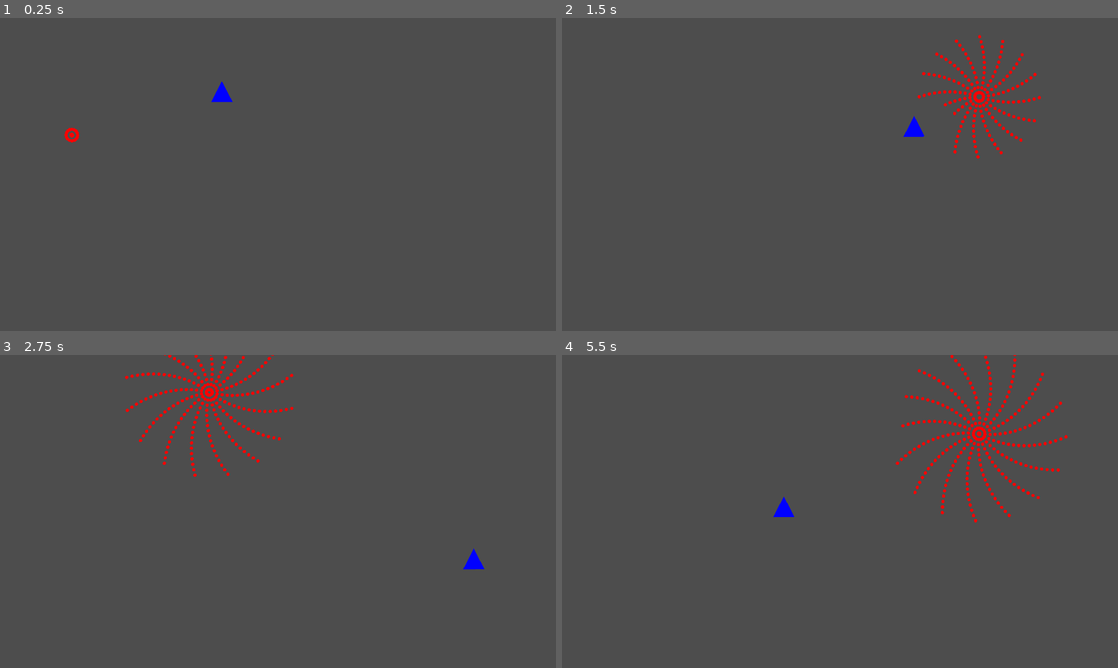
Above: before the commit, frames 1-4 (two rows, left to right).
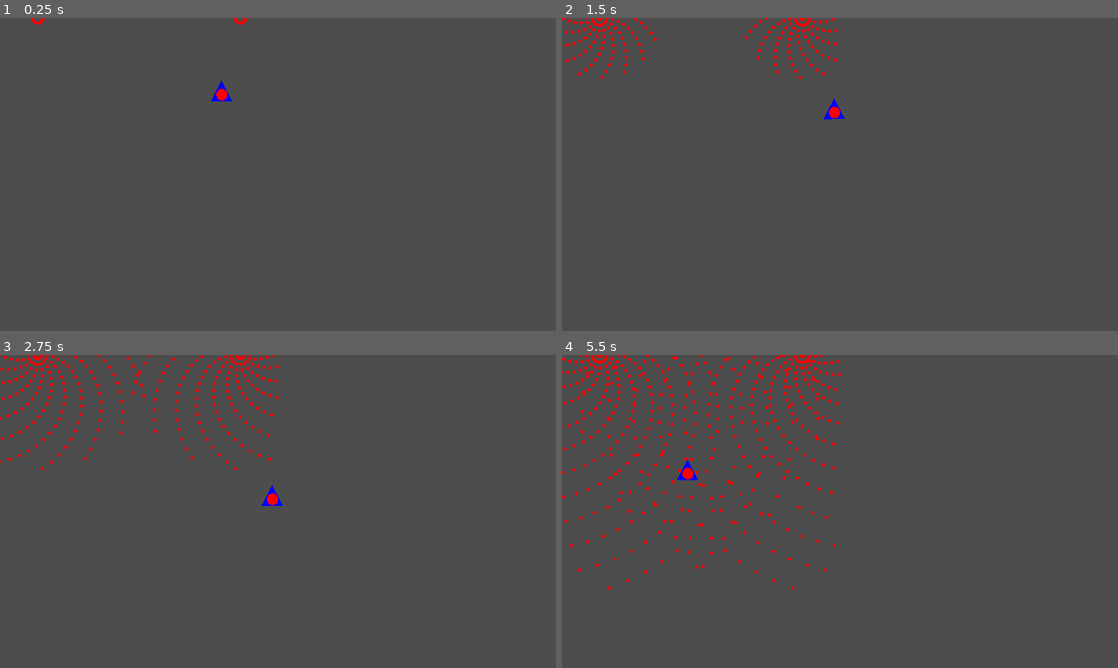
Above: after the commit, the same moments.

Repository: ShimmerIO/bullethellpvp
Game: Godot game, scene res://cenas_prototipo/cena_teste.tscn
Two runs of this game, one before a commit and one after it. Both use one fixed random seed, a clock stepped at 60 frames per second and the inputs below. The project has no main scene, so this scene is started directly.
Inputs:
- Up to frame 1 (0.25 s): no input
- Up to frame 2 (1.5 s): hold Right (ui_right) 0.53-1.28 s; hold Down (ui_down) from 1.28 s (still down)
- Up to frame 3 (2.75 s): release Down (ui_down) at 2.03 s; hold Right (ui_right) from 2.03 s (still down)
- Up to frame 4 (5.5 s): release Right (ui_right) at 2.78 s; hold Up (ui_up) 2.78-3.53 s; hold Left (ui_left) 3.53-5.03 s; hold Down (ui_down) from 5.03 s (still down)

The runs differ from the first frame. In frame 1, 0.2% of the frame differs, in the area x 5-45%, y 0-40%; in frame 2, 2.1%; in frame 3, 2.7%; in frame 4, 4.1%, in the area x 0-91%, y 0-76%.

Commit message:
agora sim arrumado tudo, o primeiro commit não tinha arrumado em pastas

Diff:
--- a/bala_prototipo.gd
+++ /dev/null
@@ -1,21 +0,0 @@
-extends Area2D
-class_name Bullet
-
-@export var SPEED: float
-@export var bullet_life: float
-@export var direction: float
-enum TYPE {pequena_vermelha, pequena_azul, grande_roxa}
-
-# Called when the node enters the scene tree for the first time.
-func _ready() -> void:
-	await get_tree().create_timer(bullet_life).timeout
-	queue_free()
-
-# Called every frame. 'delta' is the elapsed time since the previous frame.
-func _process(delta: float) -> void:
-	self.position += Vector2(SPEED*delta,0).rotated(direction*PI/180)
-
-
-func _on_area_entered(area: Area2D) -> void:
-	if(area.is_in_group("Player")):
-		queue_free()
--- a/bala_prototipo.tscn
+++ /dev/null
@@ -1,21 +0,0 @@
-[gd_scene load_steps=4 format=3 uid="uid://86eunm4148n5"]
-
-[ext_resource type="Texture2D" uid="uid://b4b7aaytogat7" path="res://bala.png" id="1_1vt7y"]
-[ext_resource type="Script" path="res://bala_prototipo.gd" id="1_sirls"]
-
-[sub_resource type="CircleShape2D" id="CircleShape2D_nj6lo"]
-radius = 5.0
-
-[node name="Bala_Prototipo" type="Area2D"]
-script = ExtResource("1_sirls")
-SPEED = 300.0
-metadata/_edit_group_ = true
-
-[node name="Sprite2D" type="Sprite2D" parent="."]
-scale = Vector2(0.04, 0.04)
-texture = ExtResource("1_1vt7y")
-
-[node name="CollisionShape2D" type="CollisionShape2D" parent="."]
-shape = SubResource("CircleShape2D_nj6lo")
-
-[connection signal="area_entered" from="." to="." method="_on_area_entered"]
--- a/cena_teste.tscn
+++ /dev/null
@@ -1,39 +0,0 @@
-[gd_scene load_steps=4 format=3 uid="uid://c6bfudofjty1o"]
-
-[ext_resource type="PackedScene" uid="uid://bkh8d7wj6tw4x" path="res://spawner_prototipo.tscn" id="2_3lh6g"]
-[ext_resource type="PackedScene" uid="uid://b6yp80jcx3bjn" path="res://navezinha.tscn" id="2_w8cgj"]
-
-[sub_resource type="Curve2D" id="Curve2D_fuwwv"]
-_data = {
-"points": PackedVector2Array(0, 0, 0, 0, 11, 541, 0, 0, 0, 0, 948, -1, 0, 0, 0, 0, 1920, 538)
-}
-point_count = 3
-
-[node name="Cena_Teste" type="Node2D"]
-
-[node name="Navezinha" parent="." instance=ExtResource("2_w8cgj")]
-position = Vector2(766, 265)
-
-[node name="Spawner_prototipo" parent="." node_paths=PackedStringArray("pathToFollow") instance=ExtResource("2_3lh6g")]
-position = Vector2(576, 324)
-_move_type = 1
-_spawn_type = 1
-_stops_type = 2
-isPathed = true
-pathToFollow = NodePath("../Path2D/PathFollow2D")
-followSpeed = 0.5
-rotationSpeed = 180
-arms = 16
-skewArms = 0.1
-bulletCap = 100
-firingRate = 10.0
-direction = 270.0
-bullet_life = 2.0
-bullet_SPEED = 150.0
-
-[node name="Path2D" type="Path2D" parent="."]
-curve = SubResource("Curve2D_fuwwv")
-
-[node name="PathFollow2D" type="PathFollow2D" parent="Path2D"]
-position = Vector2(11, 541)
-rotation = -0.524417
--- a/cenas_prototipo/cena_teste.tscn
+++ b/cenas_prototipo/cena_teste.tscn
@@ -3,37 +3,49 @@
 [ext_resource type="PackedScene" uid="uid://b6yp80jcx3bjn" path="res://cenas_prototipo/navezinha.tscn" id="1_q2465"]
 [ext_resource type="PackedScene" uid="uid://bkh8d7wj6tw4x" path="res://cenas_prototipo/spawner_prototipo.tscn" id="2_t8krc"]
 
-[sub_resource type="Curve2D" id="Curve2D_fuwwv"]
-_data = {
-"points": PackedVector2Array(0, 0, 0, 0, 11, 541, 0, 0, 0, 0, 948, -1, 0, 0, 0, 0, 1920, 538)
-}
-point_count = 3
+[sub_resource type="RectangleShape2D" id="RectangleShape2D_xxtm3"]
+size = Vector2(13, 1096)
 
 [node name="Cena_Teste" type="Node2D"]
 
 [node name="Navezinha" parent="." instance=ExtResource("1_q2465")]
 position = Vector2(766, 265)
+SPEED = 300.0
+acc = 10.0
 
-[node name="Spawner_prototipo" parent="." node_paths=PackedStringArray("pathToFollow") instance=ExtResource("2_t8krc")]
-position = Vector2(576, 324)
-_move_type = 1
+[node name="Spawner_prototipo" parent="." instance=ExtResource("2_t8krc")]
+position = Vector2(830, 0)
 _spawn_type = 1
 _stops_type = 2
-isPathed = true
-pathToFollow = NodePath("../Path2D/PathFollow2D")
-followSpeed = 0.5
-rotationSpeed = 180
+rotationSpeed = 45
 arms = 16
-skewArms = 0.1
+skewArms = 0.3
+firingTime = 10.0
 bulletCap = 100
-firingRate = 10.0
+firingRate = 8.0
 direction = 270.0
-bullet_life = 2.0
+bullet_life = 10.0
 bullet_SPEED = 150.0
 
-[node name="Path2D" type="Path2D" parent="."]
-curve = SubResource("Curve2D_fuwwv")
+[node name="StaticBody2D" type="Area2D" parent="."]
+position = Vector2(960, 0)
+disable_mode = 1
 
-[node name="PathFollow2D" type="PathFollow2D" parent="Path2D"]
-position = Vector2(11, 541)
-rotation = -0.524417
+[node name="CollisionShape2D" type="CollisionShape2D" parent="StaticBody2D"]
+position = Vector2(0, 538)
+scale = Vector2(0.01, 1)
+shape = SubResource("RectangleShape2D_xxtm3")
+
+[node name="Spawner_prototipo3" parent="." instance=ExtResource("2_t8krc")]
+position = Vector2(130, 0)
+_spawn_type = 1
+_stops_type = 2
+rotationSpeed = 45
+arms = 16
+skewArms = -0.3
+firingTime = 10.0
+bulletCap = 100
+firingRate = 8.0
+direction = 270.0
+bullet_life = 10.0
+bullet_SPEED = 150.0
--- a/cenas_prototipo/navezinha.tscn
+++ b/cenas_prototipo/navezinha.tscn
@@ -1,19 +1,28 @@
-[gd_scene load_steps=2 format=3 uid="uid://b6yp80jcx3bjn"]
+[gd_scene load_steps=4 format=3 uid="uid://b6yp80jcx3bjn"]
 
 [ext_resource type="Script" path="res://scripts_prototipo/navezinha.gd" id="1_strdr"]
+[ext_resource type="Texture2D" uid="uid://b4b7aaytogat7" path="res://sprites_prototipo/bala.png" id="2_tn3fk"]
+
+[sub_resource type="CircleShape2D" id="CircleShape2D_guu3j"]
+radius = 5.0
 
 [node name="Navezinha" type="Area2D" groups=["Player"]]
+scale = Vector2(4, 4)
 script = ExtResource("1_strdr")
 
 [node name="Polygon2D" type="Polygon2D" parent="."]
-position = Vector2(4, 5)
+position = Vector2(0.666667, 0.666667)
+scale = Vector2(0.25, 0.25)
 color = Color(0, 0, 1, 1)
 polygon = PackedVector2Array(-41, 20, 33, 19, -4, -52)
 
-[node name="CollisionPolygon2D" type="CollisionPolygon2D" parent="."]
-position = Vector2(5.96046e-08, -6)
-scale = Vector2(2.1131, 2.20312)
-polygon = PackedVector2Array(-11, 10, 0.209857, -9.87234, 10.6211, 9.64539)
+[node name="CollisionShape2D" type="CollisionShape2D" parent="."]
+shape = SubResource("CircleShape2D_guu3j")
+
+[node name="Bala" type="Sprite2D" parent="."]
+position = Vector2(-4.76837e-07, -0.5)
+scale = Vector2(0.033, 0.037)
+texture = ExtResource("2_tn3fk")
 
 [connection signal="area_entered" from="." to="." method="_on_area_entered"]
 [connection signal="hit" from="." to="." method="_on_hit"]
--- a/navezinha.gd
+++ /dev/null
@@ -1,30 +0,0 @@
-extends Area2D
-
-#determina a existência do sinal hit, usado pra conectar até o game-master eventualmente
-signal hit
-
-#velocidade do player
-@export_category("Opções nave")
-@export var SPEED = 600.0
-
-func _process(delta: float) -> void:
-	#gera um vetor normalizado baseado no input, muito bom
-	var direction := Input.get_vector("ui_left", "ui_right","ui_up","ui_down")
-
-	#move o personagem quando tu tá apertando alguma direção
-	if direction:
-		#lembra de física? isso aqui é literal S = vt, pq velocidade é direção * rapidez, e delta é tempo
-		position += direction * SPEED * delta
-
-
-func _on_area_entered(area: Area2D) -> void:
-	#se colidir com uma bala, é pra emitir o sinal hit
-	if(area.is_in_group("Bullets")):
-		hit.emit()
-	#isso aqui vai virar um elif eventualmente pra implementar outras zonas
-	else:
-		print("ah yes, zona")
-
-#função interna que faz o efeito on_hit, usa isso aqui pra deixar invulnerável, MAS NÃO PRA VIDA, ISSO É O GAME MASTER QUEM FAZ
-func _on_hit() -> void:
-	print("ai meu pancreas")
--- a/navezinha.tscn
+++ /dev/null
@@ -1,19 +0,0 @@
-[gd_scene load_steps=2 format=3 uid="uid://b6yp80jcx3bjn"]
-
-[ext_resource type="Script" path="res://navezinha.gd" id="1_strdr"]
-
-[node name="Navezinha" type="Area2D" groups=["Player"]]
-script = ExtResource("1_strdr")
-
-[node name="Polygon2D" type="Polygon2D" parent="."]
-position = Vector2(4, 5)
-color = Color(0, 0, 1, 1)
-polygon = PackedVector2Array(-41, 20, 33, 19, -4, -52)
-
-[node name="CollisionPolygon2D" type="CollisionPolygon2D" parent="."]
-position = Vector2(5.96046e-08, -6)
-scale = Vector2(2.1131, 2.20312)
-polygon = PackedVector2Array(-11, 10, 0.209857, -9.87234, 10.6211, 9.64539)
-
-[connection signal="area_entered" from="." to="." method="_on_area_entered"]
-[connection signal="hit" from="." to="." method="_on_hit"]
--- a/scripts_prototipo/bala_prototipo.gd
+++ b/scripts_prototipo/bala_prototipo.gd
@@ -17,5 +17,5 @@
 
 
 func _on_area_entered(area: Area2D) -> void:
-	if(area.is_in_group("Player")):
+	if(not area.is_in_group("Bullets")):
 		queue_free()
--- a/scripts_prototipo/navezinha.gd
+++ b/scripts_prototipo/navezinha.gd
@@ -5,7 +5,17 @@
 
 #velocidade do player
 @export_category("Opções nave")
-@export var SPEED = 600.0
+@export var SPEED = 450.0
+@export var acc:float
+
+var velocity = 0
+
+#pega o tamanho da tela
+var screen_size:Vector2
+
+func _ready() -> void:
+	screen_size = get_viewport_rect().size
+	screen_size -= Vector2(screen_size.x/2,0)
 
 func _process(delta: float) -> void:
 	#gera um vetor normalizado baseado no input, muito bom
@@ -13,9 +23,13 @@
 
 	#move o personagem quando tu tá apertando alguma direção
 	if direction:
+		velocity += acc * delta
+		velocity = clamp(velocity, 0, 200)
 		#lembra de física? isso aqui é literal S = vt, pq velocidade é direção * rapidez, e delta é tempo
-		position += direction * SPEED * delta
-
+		position +=  (SPEED + velocity) * delta * direction
+		position = position.clamp(Vector2.ZERO + Vector2(19, 24) , screen_size - (Vector2(19,13)))
+	if not direction:
+		velocity = 0
 
 func _on_area_entered(area: Area2D) -> void:
 	#se colidir com uma bala, é pra emitir o sinal hit
--- a/spawner_prototipo.gd
+++ /dev/null
@@ -1,116 +0,0 @@
-extends Node2D
-
-#carrega o prefab da bala na memória, necessário pra poder instanciar balas
-var bullet_scene = preload("res://bala_prototipo.tscn")
-
-#enum dos possíveis estados do spawner
-enum movement_type {STILL, SPIN}
-enum bullet_spawn_type{SINGLE, BURST}
-enum stopping_criteria{TIME, BULLETCAP, NONE}
-
-#variáveis que seguram os estados do spawner
-@export_category("Tipo de spawner")
-@export_enum("STILL","SPIN") var _move_type: int  = movement_type.STILL
-@export_enum("SINGLE","BURST") var _spawn_type: int = bullet_spawn_type.SINGLE
-@export_enum("TIME","BULLETCAP", "NONE") var _stops_type: int = stopping_criteria.TIME
-
-@export_category("Caminhos e afins")
-# se o spawner segue algum caminho ou não
-@export var isPathed: bool = false
-#caminho a seguir
-@export var pathToFollow: PathFollow2D
-#Velocidade que segue o caminho
-@export var followSpeed: float
-
-
-@export_category("opções SPIN")
-#velocidade de rotação, em º/s
-@export var rotationSpeed: int
-
-@export_category("opções BURST")
-#número de braços no spawner
-@export var arms: int = 8
-#ângulo de skew dos braços, verificar os ângulos que tu quer antes de qualquer coisa
-@export var skewArms: float
-
-#determina o que faz o spawner parar de atirar balas
-@export_category("Critério de parada")
-@export var firingTime:float
-@export var bulletCap:int
-
-@export_category("Velocidade de tiro")
-#auto-explicativo, balas/segundo
-@export var firingRate: float
-
-
-@export_category("Opções de bala")
-# variáveis que se relacionam à bala
-@export var direction: float
-@export var bullet_life: float
-@export var bullet_SPEED: float
-
-#variáveis pra conta interna, não mexer
-var firedBullets: int
-var i = 0
-var timer:float
-
-# Called when the node enters the scene tree for the first time.
-func _ready() -> void:
-	if(isPathed):
-		position = pathToFollow.position
-
-	if(_stops_type == stopping_criteria.TIME):
-		#manda o comando stop_firing depois de firingTime segundos
-		await get_tree().create_timer(firingTime).timeout
-		stop_firing()
-
-
-# Called every frame. 'delta' is the elapsed time since the previous frame.
-func _process(delta: float) -> void:
-	if(isPathed):
-		pathToFollow.progress_ratio += followSpeed * delta
-		position = pathToFollow.position
-
-	#Verifica se o spawner é o tipo que gira ou não, e faz ele girar
-	if(_move_type == movement_type.SPIN):
-			self.rotation += (rotationSpeed*delta*PI)/180
-	timer += delta
-	if(timer >= 1/firingRate):
-		#se for do tipo single, só lança uma bala
-		if(_spawn_type == bullet_spawn_type.SINGLE):
-			fire_bullet()
-
-		#se for do tipo burst, faz burst com arms braços
-		if(_spawn_type == bullet_spawn_type.BURST):
-			while(i < arms):
-				fire_bullet()
-				direction += 360.0/arms + skewArms
-				i += 1
-
-				#mantém a direção entre 0 e 360, que é bom por que não tem chance nenhuma de memory leak
-				if(direction >= 360):
-					direction -= 360
-		#reseta as variáveis de timer e de contador
-		i = 0
-		timer = 0
-
-func stop_firing():
-	#espera a última bala gerada sumir, e deleta tudo
-	await get_tree().create_timer(bullet_life).timeout
-	queue_free()
-
-func fire_bullet():
-	#se o tipo for bullet cap, ele calcula isso pra ver quando parar, e para de atirar balas
-	if(_stops_type == stopping_criteria.BULLETCAP):
-		firedBullets += 1
-		if(firedBullets > bulletCap):
-			stop_firing()
-			return
-
-	#gera a bala e coloca todos os critérios dela
-	var bullet = bullet_scene.instantiate()
-	bullet.direction = direction
-	bullet.SPEED = bullet_SPEED
-	bullet.bullet_life = bullet_life
-	bullet.add_to_group("Bullets")
-	add_child(bullet)
--- a/spawner_prototipo.tscn
+++ /dev/null
@@ -1,9 +0,0 @@
-[gd_scene load_steps=2 format=3 uid="uid://bkh8d7wj6tw4x"]
-
-[ext_resource type="Script" path="res://spawner_prototipo.gd" id="1_ewwoa"]
-
-[node name="Spawner_prototipo" type="Node2D"]
-script = ExtResource("1_ewwoa")
-firingRate = 2.0
-bullet_life = 1.0
-bullet_SPEED = 300.0
Binary file removed: bala.png
Not shown, removed: bala.png.import
